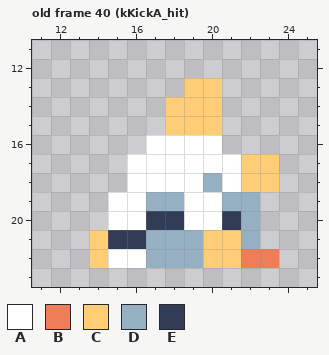
Pixel-art file -- res/atlas/entities.aseprite. Above, as it was before the edit.
32x24 pixels, 80 frames. Colours within 5 levels of each other are drawn and written as one. Shown: old frame 40 (kKickA_hit): x 11..25, y 11..23. The commit also changed other frames, which this record leaves out.
Palette (. is transparent): A #ffffff  B #ef7d57  C #ffcd75  D #94b0c2  E #333c57
Pixels before, old frame 40 (kKickA_hit), first column x 14:
13 .....CC...
14 ....CCC...
15 ....CCC...
16 ...AAAA...
17 ..AAAAAACC
18 ..AAAADACC
19 .AADDAADD.
20 .AAEEAAED.
21 CEEDDDCCD.
22 CAADDDCCBB
New version:
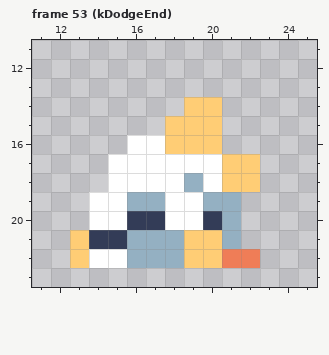
A new or re-ordered frame is compared with the old frame closest to it.
From the commit log: Better roll anim
Changes in this commit:
frames 80 -> 85
Frame 53 (kDodgeEnd) is new; against old frame 40 (kKickA_hit):
y 13: x 19..20 CC -> ..
y 14: x 18 C -> .
y 16: x 16 . -> A; x 18..20 AAA -> CCC
y 17: x 15 . -> A; x 21 A -> C; x 23 C -> .
y 18: x 15 . -> A; x 19..21 ADA -> DAC; x 23 C -> .
y 19: x 14 . -> A; x 16 A -> D; x 18 D -> A; x 20 A -> D; x 22 D -> .
y 20: x 14 . -> A; x 16 A -> E; x 18 E -> A; x 20..22 AED -> ED.
y 21: x 13..14 .C -> CE; x 16 E -> D; x 19 D -> C; x 21..22 CD -> D.
y 22: x 13..14 .C -> CA; x 16 A -> D; x 19 D -> C; x 21 C -> B; x 23 B -> .
